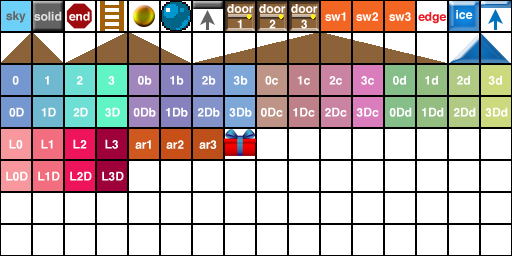
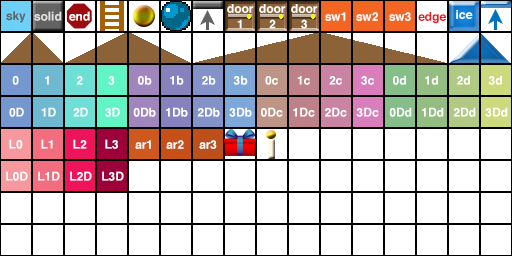
Comparing the layer stacks of the two 512 x 256 images. Changes:
added layer "Ellipse 2" above "Rectangle 3" over 266, 130, 276, 139
added layer "Rectangle 3" above "gift" over 268, 138, 275, 159
painted on "Polygon 2", masked it over 66, 3, 92, 29
painted on "Ellipse 1", masked it over 133, 5, 155, 27
masked "Rectangle 2 copy 2" (1st of 2, in "AreaMarker") over 199, 140, 217, 149
masked "Rectangle 2 copy" (1st of 2, in "AreaMarker") over 166, 140, 184, 149
masked "Rectangle 2" (1st of 2, in "AreaMarker") over 135, 140, 151, 149
masked "Rectangle 2 copy 2" (2nd of 2, in "SwitchGroup") over 389, 12, 411, 21
masked "Rectangle 2 copy" (2nd of 2, in "SwitchGroup") over 356, 12, 378, 21
masked "Rectangle 2" (2nd of 2, in "SwitchGroup") over 325, 12, 346, 21
painted on "Shape 2", masked it over 490, 9, 501, 23
painted on "Polygon 1", masked it over 456, 11, 501, 23
